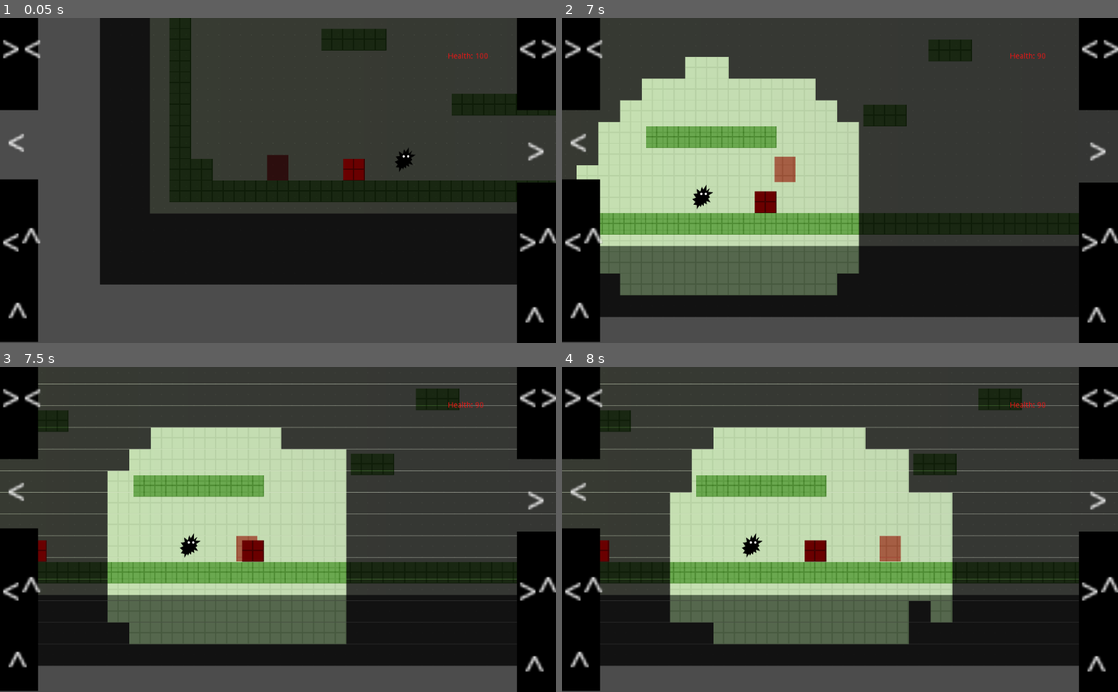
Above: before the commit, frames 1-4 (two rows, left to right).
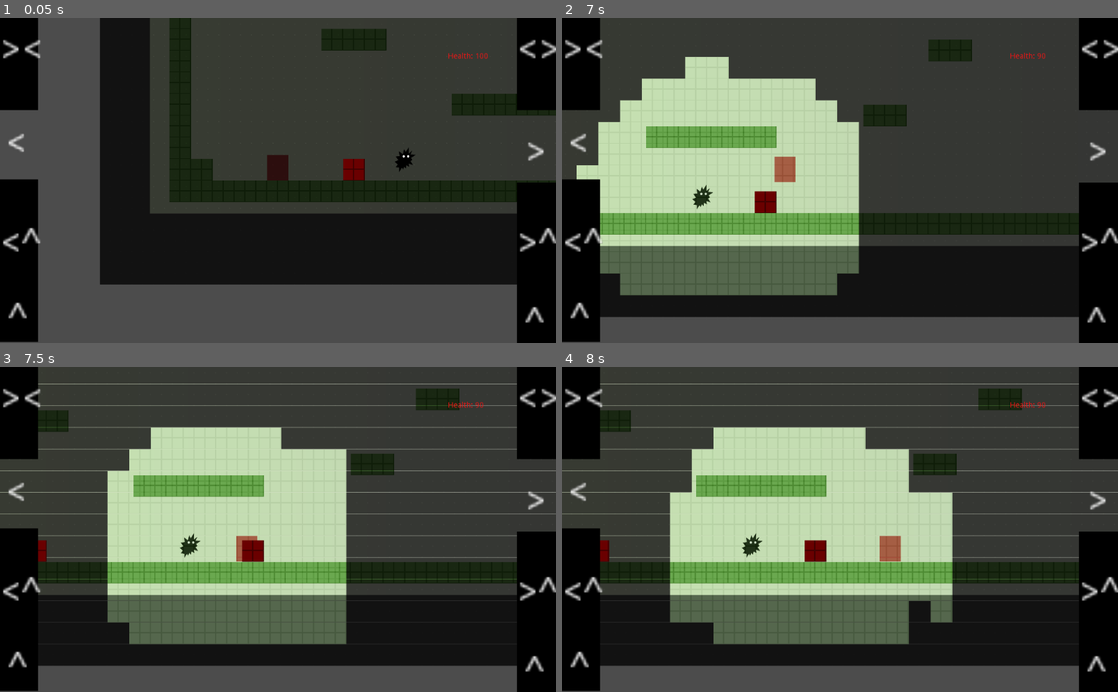
Above: after the commit, the same moments.

Repository: glitchcore/comfort
Game: Godot game, scene res://Scenes/BaseLevel.tscn
The game is run twice, just before and just after one commit, with the same random seed, the same clock (stepped at 60 frames per second) and the same inputs.
Inputs:
- Up to frame 1 (0.05 s): no input
- Up to frame 2 (7 s): hold Right (ui_right) 0.53-2.03 s; tap Space (jump) at 0.77, 1.52, 3.02, 3.77, 4.52, 6.02, 6.77 s; hold Left (ui_left) 2.03-2.78 s; hold Right (ui_right) 2.78-4.28 s; hold Left (ui_left) 4.28-5.03 s; hold Right (ui_right) 5.03-5.78 s; hold Left (ui_left) from 5.78 s (still down)
- Up to frame 3 (7.5 s): release Left (ui_left) at 7.28 s; hold Right (ui_right) from 7.28 s (still down)
- Up to frame 4 (8 s): keep holding Right (ui_right); tap Space (jump) at 7.52 s

Frame 1 is identical in both runs. In frame 2, 0.1% of the frame differs, in the area x 23-28%, y 51-59%; in frame 3, 0.1%, in the area x 32-36%, y 51-59%; in frame 4, 0.1%.

Commit message:
detect out of zone

Diff:
--- a/Actors/Enemy.gd
+++ b/Actors/Enemy.gd
@@ -23,3 +23,10 @@
 func _on_Area2D_body_entered(body: Node) -> void:
 	if body.name == "Player":
 		player_data.take_damage(DAMAGE_LEVEL)
+
+
+func _on_Player_is_comfort(value) -> void:
+	if value:
+		self.z_index = 0
+	else:
+		self.z_index = 5
--- a/Actors/Player.gd
+++ b/Actors/Player.gd
@@ -17,6 +17,7 @@
 var gravity_direction = Vector2(0, 1)
 
 signal stomped
+signal is_comfort(value)
 
 func calculate_ui_movement(delta: float):
 	var input = Input.get_axis("ui_left", "ui_right")
@@ -68,13 +69,10 @@
 
 
 func _on_Area2D_body_entered(_body: Node) -> void:
-	#print(body.name, " exited")
 	player_data.in_comfort_zone = false
+	emit_signal("is_comfort", player_data.in_comfort_zone)
 
 
 func _on_Area2D_body_exited(_body: Node) -> void:
-	#print(body.name, " entered")
 	player_data.in_comfort_zone = true
-
-#func _on_Player_killed() -> void:
-#	print("U a DIED")
+	emit_signal("is_comfort", player_data.in_comfort_zone)
--- a/Scenes/BaseLevel.tscn
+++ b/Scenes/BaseLevel.tscn
@@ -60,6 +60,10 @@
 [node name="Player" parent="." instance=ExtResource( 2 )]
 position = Vector2( 200, -40 )
 
+[node name="Enemy" parent="." instance=ExtResource( 7 )]
+position = Vector2( 429, -61 )
+z_index = 10
+
 [node name="Space" parent="." instance=ExtResource( 5 )]
 position = Vector2( -128, 112 )
 
@@ -78,9 +82,6 @@
 
 [node name="Control" parent="ui" instance=ExtResource( 4 )]
 
-[node name="Enemy" parent="." instance=ExtResource( 7 )]
-position = Vector2( 429, -61 )
-
 [node name="PlayerData" parent="." instance=ExtResource( 8 )]
 
 [node name="EnemyWalls" type="TileMap" parent="."]
@@ -97,4 +98,5 @@
 modulate = Color( 0.423529, 0.109804, 0.109804, 1 )
 position = Vector2( 0, -1 )
 
+[connection signal="is_comfort" from="Player" to="Enemy" method="_on_Player_is_comfort"]
 [connection signal="damaged" from="PlayerData" to="ui/GameData" method="update_interface"]
